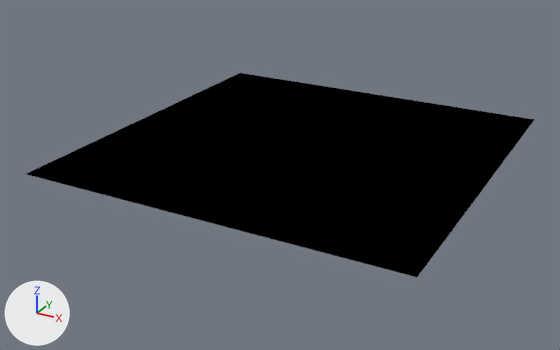
Before and after pictures for a commit that changed the Blender file paintsystem/library2.blend.
One viewpoint serves both versions: a camera (50 mm lens) standing at (31.1, -60.8, 26.8) and looking at (-1.1, -2.3, -2.5). Arrows for +X, +Y and +Z are at lower left; the lights stay in place. The picture after the commit comes second.
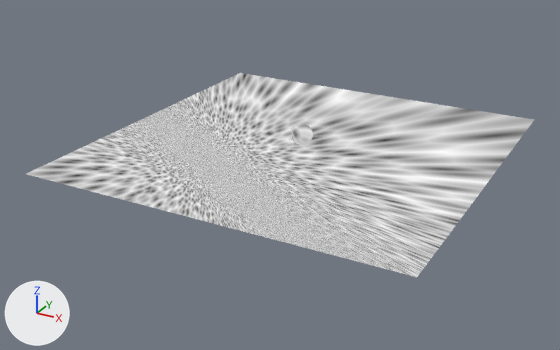
Commit message: feat: object space projection mode

What differs and where, as boxes [x1, y1, x2, y2] in the pictures (560 x 350 px):
'Plane', surface changed (black to grey): [27, 73, 534, 277] in both
'Sphere', surface changed (black to white): [292, 124, 313, 145] in both

What changed in the scene script:
```text
Add ng_ps_projection:
    ng_ps_projection = bpy.data.node_groups.new('.PS Projection', 'ShaderNodeTree')
    # nodes: MapRange, Math, Mix, NewGeometry, SeparateXYZ, TexCoord, VectorMath, VectorRotate
Change mat_material:
    remove # nodes: Group, OutputMaterial
    remove # colours: black #000000
    nodes: Group, OutputMaterial, TexVoronoi
```
